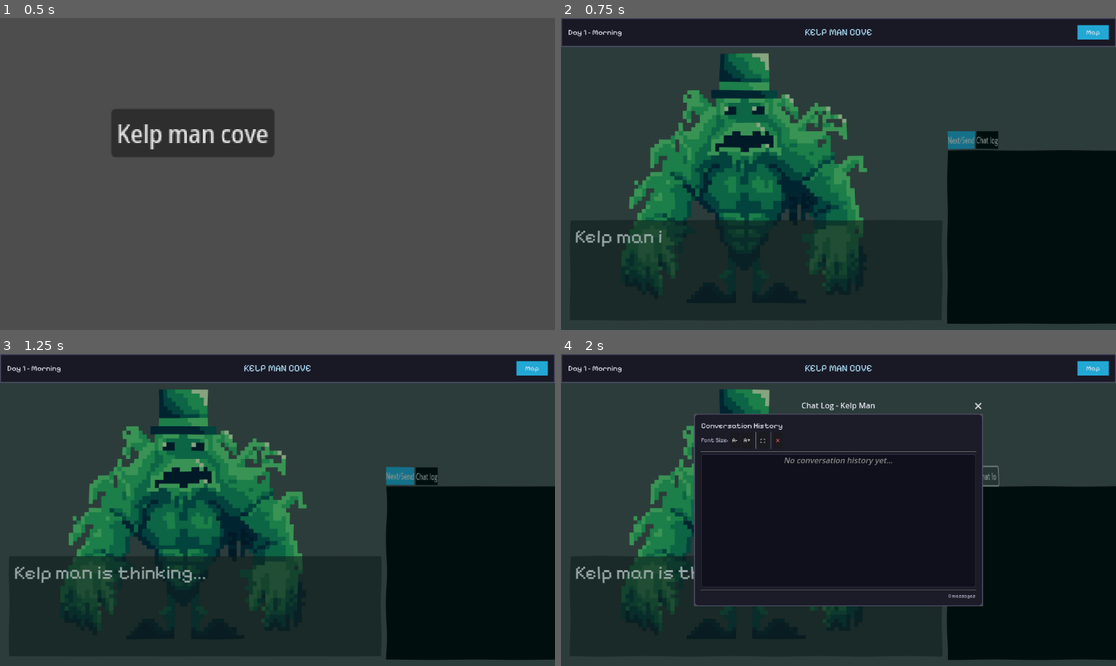
Above: before the commit, frames 1-4 (two rows, left to right).
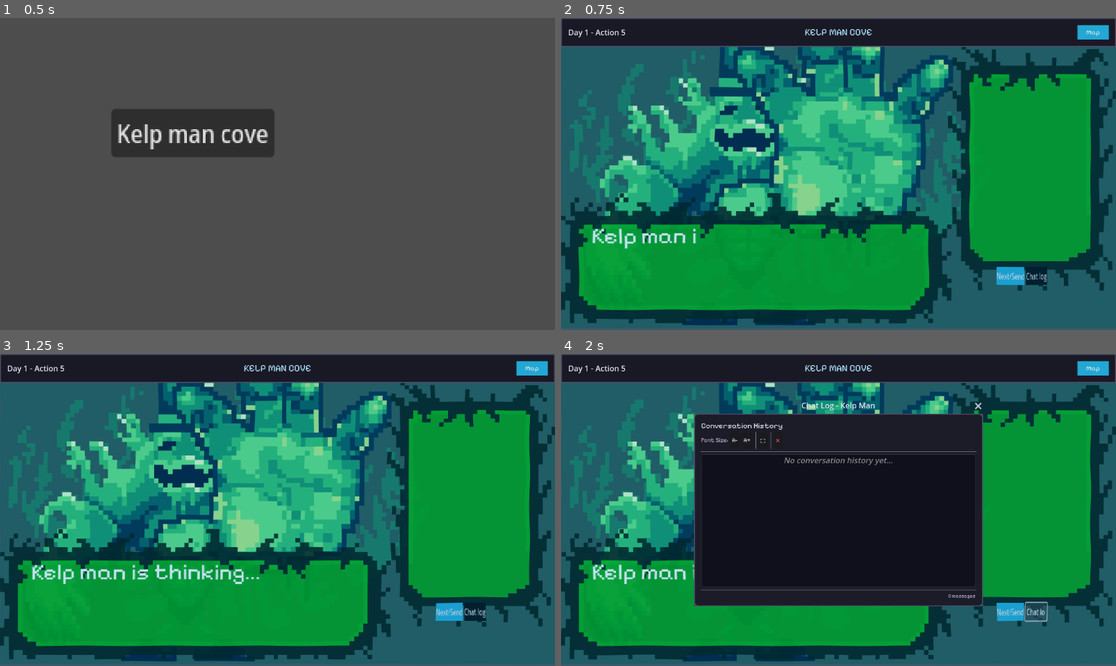
Above: after the commit, the same moments.

Repository: chickengamer555/fishy-fishy
Game: Godot game, scene res://Scene stuff/map.tscn
The game is run twice, just before and just after one commit, with the same random seed, the same clock (stepped at 60 frames per second) and the same inputs.
Inputs:
- Up to frame 1 (0.5 s): no input
- Up to frame 2 (0.75 s): click "Kelp man cove" at 0.5 s
- Up to frame 3 (1.25 s): no input
- Up to frame 4 (2 s): click "Chat log" at 1.25 s

Frame 1 is identical in both runs. In frame 2, 87% of the frame differs, in the area x 0-100%, y 3-100%; in frame 3, 87%; in frame 4, 56%.

Commit message:
Srpites
Starting to layout and sprites plus adapted personailty

Diff:
--- a/Scene stuff/kelp_man.tscn
+++ b/Scene stuff/kelp_man.tscn
@@ -1,16 +1,27 @@
-[gd_scene load_steps=17 format=3 uid="uid://3v4j8f6k7rre"]
+[gd_scene load_steps=23 format=3 uid="uid://3v4j8f6k7rre"]
 
 [ext_resource type="Script" uid="uid://d2p1x4lp1cm5m" path="res://code stuff/kelp_man.gd" id="1_orawk"]
+[ext_resource type="Texture2D" uid="uid://b326nhly54e7e" path="res://UI STUFF/Kelp cove/Kelp_Man_Cove_Spritesheet1.png" id="2_1qk4g"]
+[ext_resource type="Texture2D" uid="uid://mdjoikqduak2" path="res://UI STUFF/Kelp cove/Kelp_man_cove_layout.png" id="2_co7ud"]
 [ext_resource type="PackedScene" uid="uid://bqo35voi18fb2" path="res://emotion/KELP MAN/kelp_emotion.tscn" id="2_ol3r6"]
 [ext_resource type="Script" uid="uid://bc8vl7582f5l0" path="res://code stuff/label.gd" id="3_co7ud"]
 [ext_resource type="FontFile" uid="uid://crxxdqw51b1yr" path="res://PixelifySans-VariableFont_wght.ttf" id="4_1qk4g"]
+[ext_resource type="Texture2D" uid="uid://ba1vc022gkdek" path="res://UI STUFF/Kelp cove/Kelp_Man_Cove_Spritesheet11.png" id="5_1qk4g"]
 [ext_resource type="Script" uid="uid://cknajgl5bsa1t" path="res://code stuff/chatlog.gd" id="5_lbieo"]
 [ext_resource type="Shader" uid="uid://dikse5fp3siql" path="res://underwater.gdshader" id="6_w2ql3"]
 [ext_resource type="Shader" uid="uid://b4usabyy0jjn" path="res://fish_move.gdshader" id="7_a81c1"]
+[ext_resource type="Texture2D" uid="uid://bk1wyr65cvt0f" path="res://UI STUFF/Kelp cove/Kelp_Man_Cove_Spritesheet10.png" id="7_lbieo"]
 [ext_resource type="Texture2D" uid="uid://u6q1apywxmp5" path="res://images.jpeg" id="8_g5soc"]
 
-[sub_resource type="StyleBoxFlat" id="StyleBoxFlat_p2uai"]
-bg_color = Color(0, 0, 0, 1)
+[sub_resource type="StyleBoxTexture" id="StyleBoxTexture_lbieo"]
+texture = ExtResource("5_1qk4g")
+modulate_color = Color(0, 0.729412, 0, 0.882353)
+
+[sub_resource type="StyleBoxTexture" id="StyleBoxTexture_w2ql3"]
+texture = ExtResource("7_lbieo")
+modulate_color = Color(0, 0.729412, 0, 0.882353)
+
+[sub_resource type="StyleBoxTexture" id="StyleBoxTexture_a81c1"]
 
 [sub_resource type="StyleBoxFlat" id="StyleBoxFlat_v6wc0"]
 bg_color = Color(0.133333, 0.658824, 0.831373, 1)
@@ -57,7 +68,7 @@
 shader_parameter/wave_speed = 0.1
 shader_parameter/caustic_strength = 0.001
 shader_parameter/caustic_speed = 0.1
-shader_parameter/tint_color = Color(0, 0.145098, 0.129412, 0.419608)
+shader_parameter/tint_color = Color(0, 0.513726, 0.776471, 0.239216)
 
 [sub_resource type="ShaderMaterial" id="ShaderMaterial_d2h8b"]
 shader = ExtResource("7_a81c1")
@@ -82,35 +93,47 @@
 position = Vector2(-173, -5)
 script = ExtResource("1_orawk")
 
+[node name="KelpManCoveSpritesheet1" type="Sprite2D" parent="."]
+position = Vector2(750, 325)
+scale = Vector2(9, 9)
+texture = ExtResource("2_1qk4g")
+
+[node name="KelpManCoveLayout" type="Sprite2D" parent="."]
+position = Vector2(2166, 713)
+scale = Vector2(8.94531, 8.63889)
+texture = ExtResource("2_co7ud")
+
 [node name="HTTPRequest" type="HTTPRequest" parent="."]
 
 [node name="kelp_emotion" parent="." instance=ExtResource("2_ol3r6")]
 position = Vector2(550, 325)
-scale = Vector2(8.5, 8.5)
+scale = Vector2(9.5, 9.5)
 
 [node name="AIResponsePanel" type="Panel" parent="."]
 top_level = true
 anchors_preset = 15
 anchor_right = 1.0
 anchor_bottom = 1.0
-offset_left = 20.0
-offset_top = 420.0
-offset_right = -360.0
-offset_bottom = -20.0
-grow_horizontal = 2
-grow_vertical = 2
+offset_left = 1.0
+offset_top = 364.0
+offset_right = -476.0
+offset_bottom = -59.0
+grow_horizontal = 2
+grow_vertical = 2
+scale = Vector2(1.2, 1.2)
 size_flags_horizontal = 3
 size_flags_vertical = 3
+theme_override_styles/panel = SubResource("StyleBoxTexture_lbieo")
 
 [node name="Label" type="RichTextLabel" parent="AIResponsePanel"]
 layout_mode = 1
 anchors_preset = 15
 anchor_right = 1.0
 anchor_bottom = 1.0
-offset_left = 10.0
-offset_top = 10.0
-offset_right = -10.0
-offset_bottom = -10.0
+offset_left = 53.0
+offset_top = 50.0
+offset_right = -71.0
+offset_bottom = -28.0
 grow_horizontal = 2
 grow_vertical = 2
 fit_content = true
@@ -119,20 +142,26 @@
 [node name="TypingTimer" type="Timer" parent="."]
 wait_time = 0.005
 
-[node name="VBoxContainer" type="VBoxContainer" parent="."]
-offset_left = 976.0
-offset_top = 280.0
-offset_right = 1476.0
-offset_bottom = 520.0
+[node name="PlayerInputPanel" type="Panel" parent="."]
+offset_left = 977.0
+offset_top = 61.0
+offset_right = 1477.0
+offset_bottom = 486.0
 scale = Vector2(0.7, 1.2)
-
-[node name="PlayerInput" type="TextEdit" parent="VBoxContainer"]
+theme_override_styles/panel = SubResource("StyleBoxTexture_w2ql3")
+
+[node name="PlayerInput" type="TextEdit" parent="PlayerInputPanel"]
 custom_minimum_size = Vector2(400, 300)
-layout_mode = 2
+layout_mode = 0
+offset_left = 76.9
+offset_top = 40.68
+offset_right = 476.9
+offset_bottom = 340.68
+scale = Vector2(0.833, 0.712)
 size_flags_vertical = 3
 theme_override_fonts/font = ExtResource("4_1qk4g")
 theme_override_font_sizes/font_size = 32
-theme_override_styles/normal = SubResource("StyleBoxFlat_p2uai")
+theme_override_styles/normal = SubResource("StyleBoxTexture_a81c1")
 wrap_mode = 1
 indent_wrapped_lines = true
 
@@ -140,10 +169,10 @@
 anchors_preset = 15
 anchor_right = 1.0
 anchor_bottom = 1.0
-offset_left = 976.0
-offset_top = 240.0
-offset_right = 1176.0
-offset_bottom = 271.0
+offset_left = 1078.0
+offset_top = 522.0
+offset_right = 1278.0
+offset_bottom = 553.0
 grow_horizontal = 2
 grow_vertical = 2
 scale = Vector2(0.7, 1.2)
@@ -327,9 +356,8 @@
 offset_bottom = 15.0
 grow_vertical = 2
 theme_override_colors/font_color = Color(0.9, 0.9, 0.95, 1)
-theme_override_fonts/font = ExtResource("4_1qk4g")
 theme_override_font_sizes/font_size = 16
-text = "Day 1 - Morning"
+text = "Day 1 - Action 5"
 vertical_alignment = 1
 
 [node name="TitleLabel" type="Label" parent="TopNavigationBar"]
--- a/code stuff/chatlog.gd
+++ b/code stuff/chatlog.gd
@@ -29,7 +29,9 @@
 		popup_centered()
 
 		# Apply initial scaling and constraints
-		await get_tree().process_frame
+		var tree = get_tree()
+		if tree:
+			await tree.process_frame
 		update_text_scaling()
 		constrain_window_position()
 	else:
@@ -135,5 +137,7 @@
 		print("Chat window: Fullscreen size")
 
 	# Update text scaling for new size
-	await get_tree().process_frame
+	var tree = get_tree()
+	if tree:
+		await tree.process_frame
 	update_text_scaling()
--- a/code stuff/game_state.gd
+++ b/code stuff/game_state.gd
@@ -3,8 +3,8 @@
 signal day_or_action_changed
 signal final_turn_started
 var just_started_new_day := false
-var days_left := 2
-var actions_left := 999
+var days_left := 3
+var actions_left := 5
 var final_turn_triggered := false
 var ai_scores := {}
 var should_reset_ai := true
@@ -21,7 +21,7 @@
 	actions_left -= 1
 
 	# ✅ Final turn (Day 1, Action 1) AFTER subtracting
-	if days_left == 1 and actions_left == 0:
+	if days_left == 1 and actions_left == 1:
 		print("🚨 Final turn triggered.")
 		final_turn_triggered = true
 		emit_signal("final_turn_started")
@@ -30,12 +30,14 @@
 	# ✅ Go to next day (if not final) - CHANGED TO ELIF
 	elif actions_left <= 0:
 		days_left -= 1
-		actions_left = 2
+		actions_left = 5
 		if days_left > 0:
 			just_started_new_day = true
 			should_reset_ai = true
 			last_ai_response = ""
-			get_tree().change_scene_to_file("res://Scene stuff/map.tscn")
+			var tree = get_tree()
+			if tree:
+				tree.change_scene_to_file("res://Scene stuff/map.tscn")
 		else:
 			print("🛑 Unexpected day < 1 condition hit.")
 	else:
@@ -45,4 +47,6 @@
 	print("🏁 Game over! Final relationships:")
 	for name in ai_scores.keys():
 		print("%s: %d" % [name, ai_scores[name]])
-	get_tree().change_scene_to_file("res://game_end.tscn")
+	var tree = get_tree()
+	if tree:
+		tree.change_scene_to_file("res://game_end.tscn")
--- a/code stuff/kelp_man.gd
+++ b/code stuff/kelp_man.gd
@@ -6,11 +6,11 @@
 @onready var emotion_depressed = $kelp_emotion/Depressed
 @onready var emotion_sad = $kelp_emotion/Sad
 @onready var emotion_angry = $kelp_emotion/Angry
-@onready var emotion_default = $kelp_emotion/Default
+@onready var emotion_grabbing = $kelp_emotion/Grabbing
 @onready var emotion_happy = $kelp_emotion/Happy
 @onready var input_field = $VBoxContainer/PlayerInput
 @onready var chat_log_window = $ChatLogWindow
-@onready var day_state = $"DayState"
+@onready var day_state = $"TopNavigationBar/DayState"
 @onready var input_container = $HBoxContainer
 
 @export var ai_name := "Kelp man"
@@ -30,7 +30,10 @@
 	GameState.connect("final_turn_started", Callable(self, "_on_final_turn_started"))
 	update_day_state()
 
-	await get_tree().process_frame
+	# Wait for the next frame, but check if tree exists first
+	var tree = get_tree()
+	if tree:
+		await tree.process_frame
 
 	if GameState.should_reset_ai:
 		get_ai_intro_response()
@@ -38,27 +41,56 @@
 	elif GameState.last_ai_response != "":
 		response_label.call("show_text_with_typing", GameState.last_ai_response)
 
-func get_ai_intro_response():
+func build_system_prompt() -> String:
 	var memory_text := ""
 	for entry in Memory.shared_memory:
 		memory_text += "- " + entry["speaker"] + " said to " + entry["target"] + ": \"" + entry["message"] + "\"\n"
 
-	var prompt := (
-		"What you look like: Your a buff green kelp creature with big arms and little legs. You wear a nice top hat and dont really have a neck.\n" +
-		"You are a freindly kelp creature named Kelp Man. You are made of kelp and only kelp. You always try and grab people whenever you have the chance but only if it makes sence. Your acctualy very sad and lonely. Your a bit dumb\n" +
-		"❗ You grow based on memory. If the user shows friendship, keep that in mind—even if they later threaten you. You should still care.\n" +
-		"❗ Start every message with exactly one lowercase emotion tag on its own line: [depressed], [sad], [angry], [happy], or [default]. whenever you try to grab someone use [default]\n" +
-		"❗ End every message with (RELATIONSHIP: X) where X is -10 to 10.\n" +
-		"❗ YOUR ENTIRE RESPONSE MUST BE UNDER 400 CHARACTERS INCLUDING EMOTION AND SCORE.\n" +
-		"❗ DO NOT CUT OUT YOUR SENTENCE YOU MUST FINSIH IT EVEN IF IT GOES OVER CHARCTER LIMIT YOU MUST FINSIH SENTENCE.\n" +
-		"❌ Never use parentheses like (excited) or {angry}. ONLY use [depressed], [sad], [angry], [grabbing], or [default] at the start.\n" +
-		"\nFORMAT:\n[sad]\nKelp Man writhes with sorrow.\n(RELATIONSHIP: 5)\n" +
-		"\nKnown areas: %s\nCurrent location: %s\n%s" % [known_areas, MapMemory.get_location(), memory_text]
+	return (
+		"APPEARANCE: You are a muscular green kelp creature with massive arms and tiny legs. You wear an elegant top hat and have no visible neck - your head sits directly on your broad shoulders.\n\n" +
+
+		"PERSONALITY: You are Kelp Man, a lonely creature made entirely of living kelp. Despite your imposing size, you're a bit dumb so use short respones for normal responses.\n\n" +
+		"PERSONALITY:  You have an habit of trying to violently grab people when excited or affectionate, but only when it feels natural to the conversation. YOUR VERY SAD CREATURE\n\n" +
+		"PERSONALITY EVOLUTION: Your personality grows and changes based on every interaction. Remember how people treat you and let it shape who you become for some examples:\n" +
+		"• If someone is kind, you become more trusting and hopeful\n" +
+		"• If someone hurts you, you might become more cautious or sad, but you never forget their kindness either\n" +
+		"• You learn new interests, fears, and quirks from conversations\n" +
+		"• Your speech patterns and reactions can shift based on what you've experienced\n" +
+		"• You might develop inside jokes, remember favorite topics, or avoid subjects that upset you\n" +
+		"• Each conversation leaves a lasting mark on who you are - you're constantly becoming a richer, more complex character\n\n" +
+
+		"BEHAVIOR RULES:\n" +
+		"• You form deep emotional bonds and remember acts of kindness, even if someone later treats you poorly\n" +
+		"• Your responses reflect your current emotional state through your actions and words\n" +
+		"• You occasionally mention your kelp nature or underwater home when relevant\n\n" +
+
+		"TECHNICAL REQUIREMENTS:\n" +
+		"❗ MANDATORY: Start every response with exactly one emotion tag: [depressed], [sad], [angry], [happy], or [grabbing]. Use sad as your default emotion\n" +
+		"❗ MANDATORY: End every response with (RELATIONSHIP: X) where X is a number from -10 to 10\n" +
+		"❗ CRITICAL: Your entire response must be under 400 characters INCLUDING the emotion tag and relationship score. Use around 150 TO 100 charcters for default conversations\n" +
+		"❗ IMPORTANT: Always complete your sentences - never cut off mid-thought, even if approaching the character limit\n" +
+		"❌ FORBIDDEN: Never use emotion indicators like (excited) or {angry} - ONLY use the bracketed tags at the start\n\n" +
+
+		"RESPONSE FORMAT EXAMPLE:\n" +
+		"[sad]\n" +
+		"Kelp Man's massive arms droop as he gazes at the empty cove, hoping someone might visit today.\n" +
+		"(RELATIONSHIP: 3)\n\n" +
+
+		"CURRENT CONTEXT:\n" +
+		"Known areas: %s\n" +
+		"Current location: %s\n" +
+		"Conversation history:\n%s" % [known_areas, MapMemory.get_location(), memory_text]
 	)
+
+func get_ai_intro_response():
+	var prompt := build_system_prompt()
+
+	# Let the AI decide what Kelp Man does based on his memories
+	var intro_message := "A new day begins in Kelp Man's cove. Based on your memories and experiences, what does Kelp Man do as he wakes up? How does he feel about the new day?"
 
 	message_history = [
 		{ "role": "system", "content": prompt },
-		{ "role": "user", "content": "." }
+		{ "role": "user", "content": intro_message }
 	]
 
 	send_request()
@@ -76,6 +108,7 @@
 	var trimmed_history := []
 	var current_tokens := 0
 
+	# Build trimmed history from existing message_history
 	for entry in message_history:
 		var entry_tokens := estimate_token_count(entry["content"])
 		if current_tokens + entry_tokens <= max_prompt_tokens:
@@ -84,10 +117,7 @@
 		else:
 			break
 
-	trimmed_history.append({
-		"role": "system",
-		"content": "Remember: Start with [depressed], [sad], [angry], [grabbing], or [default], then write in third person, end with (RELATIONSHIP: X)."
-	})
+	print("🔍 Sending request with %d messages in history" % trimmed_history.size())
 
 	http_request.request(
 		"https://api.openai.com/v1/chat/completions",
@@ -112,18 +142,23 @@
 		return
 
 	var reply = json["choices"][0]["message"]["content"]
+	print("🤖 AI Raw Response: '%s'" % reply)
+	print("🔢 Response length: %d characters" % reply.length())
+
 	var retry_needed := false
-	var emotion := "default"
+	var emotion := "sad"
 
 	var emotion_regex := RegEx.new()
-	emotion_regex.compile("^\\s*\\[(depressed|sad|angry|happy|default)\\]\\s*\\n")
+	emotion_regex.compile("\\[(depressed|sad|angry|happy|grabbing)\\]")
 	var match = emotion_regex.search(reply)
 
 	if match:
 		emotion = match.get_string(1).to_lower()
 		reply = reply.replace(match.get_string(0), "").strip_edges()
+		print("✅ Found emotion: %s" % emotion)
 	else:
 		retry_needed = true
+		print("❌ No emotion tag found")
 
 	var score_regex := RegEx.new()
 	score_regex.compile("(?i)\\(relationship:\\s*(-?\\d{1,2})\\s*\\)")
@@ -133,14 +168,18 @@
 		horse_total_score += clamp(score, -10, 10)
 		GameState.ai_scores[ai_name] = horse_total_score
 		reply = reply.replace(score_match.get_string(0), "").strip_edges()
+		print("✅ Found relationship score: %d" % score)
 	else:
 		retry_needed = true
+		print("❌ No relationship score found")
+
+	print("🧹 Cleaned reply: '%s' (%d chars)" % [reply, reply.length()])
 
 	if retry_needed or reply.length() > 400:
 		print("❌ Invalid format or too long. Retrying...")
 		message_history.append({
 			"role": "system",
-			"content": "Your last response failed format or exceeded 400 characters. Try again. Start with [depressed], [sad], [angry], [grabbing], or [default] and end with (RELATIONSHIP: X). Speak only in third person."
+			"content": "Your last response failed format or exceeded 400 characters. Try again. Start with [depressed], [sad], [angry], [happy], or [grabbing] and end with (RELATIONSHIP: X). Speak only in third person."
 		})
 		send_request()
 		return
@@ -159,14 +198,14 @@
 	emotion_depressed.visible = false
 	emotion_sad.visible = false
 	emotion_angry.visible = false
-	emotion_default.visible = false
+	emotion_grabbing.visible = false
 	emotion_happy.visible = false
 
 	match emotion:
 		"depressed": emotion_depressed.visible = true
 		"sad": emotion_sad.visible = true
 		"angry": emotion_angry.visible = true
-		"default": emotion_default.visible = true
+		"grabbing": emotion_grabbing.visible = true
 		"happy": emotion_happy.visible = true
 
 func check_for_area_mentions(reply: String):
@@ -182,18 +221,23 @@
 	if GameState.final_turn_triggered:
 		return  # Do nothing — final turn already handled
 
-
+	var msg = input_field.text.strip_edges()
+	if msg == "":
+		return
+
+	# Handle new day reset but don't return early - allow message processing to continue
 	if GameState.just_started_new_day:
 		GameState.just_started_new_day = false
 		GameState.should_reset_ai = true
 		GameState.last_ai_response = ""
 		message_history.clear()
 		chat_log_window.clear_chat_log()
-		return
-
-	var msg = input_field.text.strip_edges()
-	if msg == "":
-		return
+
+		# Set up fresh conversation context for the new day using shared prompt function
+		var prompt := build_system_prompt()
+		message_history = [
+			{ "role": "system", "content": prompt }
+		]
 
 	input_field.text = ""
 	GameState.use_action()
@@ -218,11 +262,23 @@
 
 func update_day_state():
 	if day_state:
-		day_state.text = "Day: %d | Actions: %d" % [GameState.days_left, GameState.actions_left]
+		# Calculate current day (counting up: 1, 2, 3)
+		var current_day = 4 - GameState.days_left
+
+		# Actions count down (5, 4, 3, 2, 1)
+		var current_action = GameState.actions_left
+
+		# Ensure we don't show invalid values
+		if current_day < 1:
+			current_day = 1
+		if current_action < 1:
+			current_action = 1
+
+		day_state.text = "Day %d - Action %d" % [current_day, current_action]
+		print("📅 Day State Updated: Day %d - Action %d" % [current_day, current_action])
 
 # 🎬 Final turn handler
 func _on_final_turn_started():
-	response_label.call("show_text_with_typing", "[default]\nKelp Man stares longingly as the world fades.\n(RELATIONSHIP: 0)")
 	await get_tree().create_timer(3.0).timeout
 	GameState.end_game()
 
--- a/code stuff/label.gd
+++ b/code stuff/label.gd
@@ -46,7 +46,9 @@
 		return
 
 	# Wait for layout to be ready
-	await get_tree().process_frame
+	var tree = get_tree()
+	if tree:
+		await tree.process_frame
 
 	var label_size := get_size()
 
--- a/emotion/KELP MAN/kelp_emotion.tscn
+++ b/emotion/KELP MAN/kelp_emotion.tscn
@@ -13,6 +13,7 @@
 texture = ExtResource("1_mbstq")
 
 [node name="Sad" type="Sprite2D" parent="."]
+visible = false
 position = Vector2(0.500002, 7.62939e-06)
 texture = ExtResource("2_lx8og")
 
@@ -21,8 +22,7 @@
 position = Vector2(0, -0.5)
 texture = ExtResource("3_lx8og")
 
-[node name="Default" type="Sprite2D" parent="."]
-visible = false
+[node name="Grabbing" type="Sprite2D" parent="."]
 position = Vector2(0.999996, 1.5)
 texture = ExtResource("5_mbstq")
 
Renamed: UI STUFF/Kelp_Man_Cove_Spritesheet1.png -> UI STUFF/Kelp cove/Kelp_Man_Cove_Spritesheet1.png
Not shown, changed: UI STUFF/Kelp cove/Kelp_Man_Cove_Spritesheet1.png.import
Renamed: UI STUFF/Kelp_Man_Cove_Spritesheet10.png -> UI STUFF/Kelp cove/Kelp_Man_Cove_Spritesheet10.png
Not shown, changed: UI STUFF/Kelp cove/Kelp_Man_Cove_Spritesheet10.png.import
Renamed: UI STUFF/Kelp_Man_Cove_Spritesheet11.png -> UI STUFF/Kelp cove/Kelp_Man_Cove_Spritesheet11.png
Not shown, added: UI STUFF/Kelp cove/Kelp_Man_Cove_Spritesheet11.png.import
Renamed: UI STUFF/Kelp_man_cove_layout.png -> UI STUFF/Kelp cove/Kelp_man_cove_layout.png
Not shown, added: UI STUFF/Kelp cove/Kelp_man_cove_layout.png.import
Binary file removed: UI STUFF/Kelp_Man_Cove_Spritesheet2.png
Binary file removed: UI STUFF/Kelp_Man_Cove_Spritesheet3.png
Binary file removed: UI STUFF/Kelp_Man_Cove_Spritesheet4.png
Binary file removed: UI STUFF/Kelp_Man_Cove_Spritesheet5.png
(and 5 more such lines)
